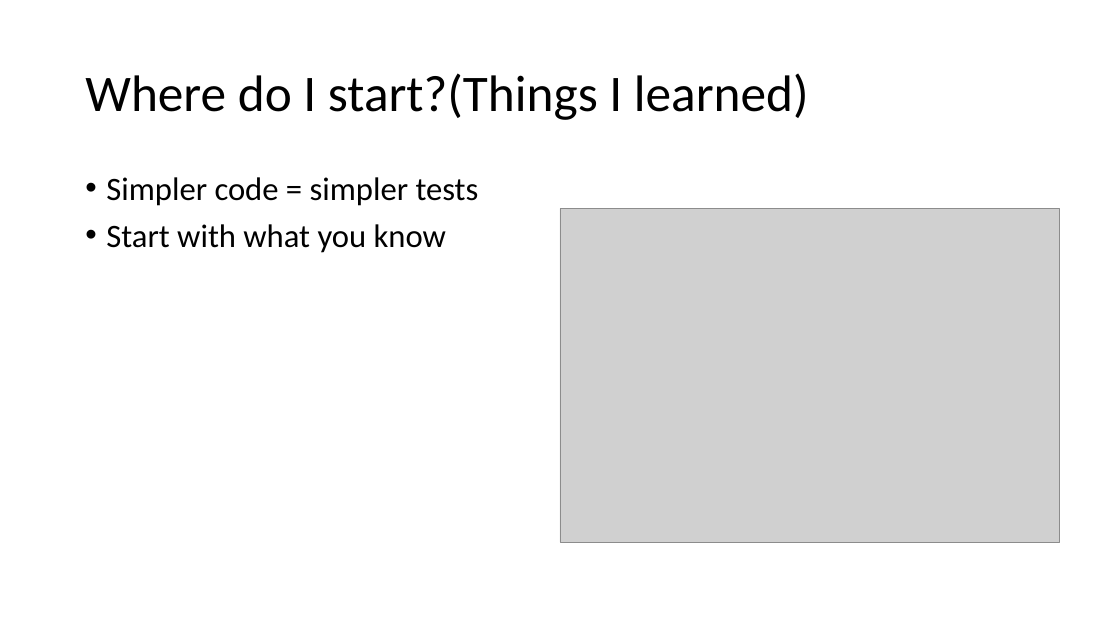
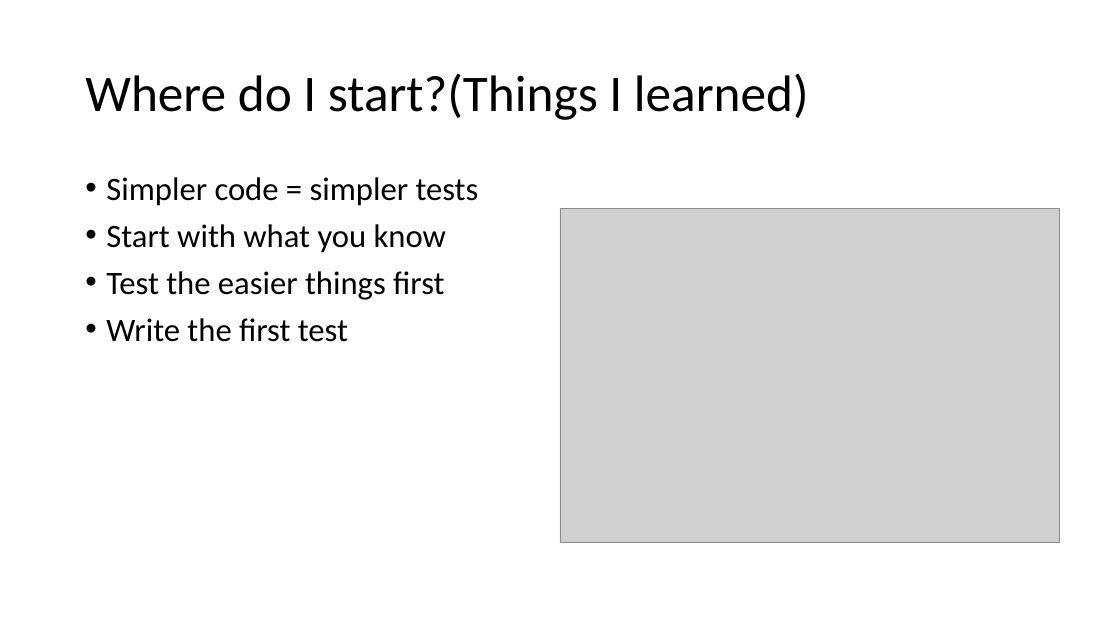
Before and after one commit to rockarruda/PesterSummitSession, a slide deck: slide 12 of Presentation/Summit-Pester.pptx. Drawn at 1120x630 pixels with LibreOffice and Linux fonts; fonts in the diff are those of the drawing; grey boxes stand for pictures; background and template pictures are left out. Boxes give left, top, right and bottom in pixels: in the first picture for what was removed or moved away, otherwise in the second. Text is boxed around its words. In the diff, an @@ line names an element or a change of style, - is before the commit and + after.

```diff
--- a/Presentation/Summit-Pester.pptx
+++ b/Presentation/Summit-Pester.pptx
@@ text at (x1=106, y1=271, x2=444, y2=342): paragraphs added @@
+• Test the easier things first
+• Write the first test
```
Also in this commit, not shown: 1 slide added, 1 slide removed, 2 other files.
